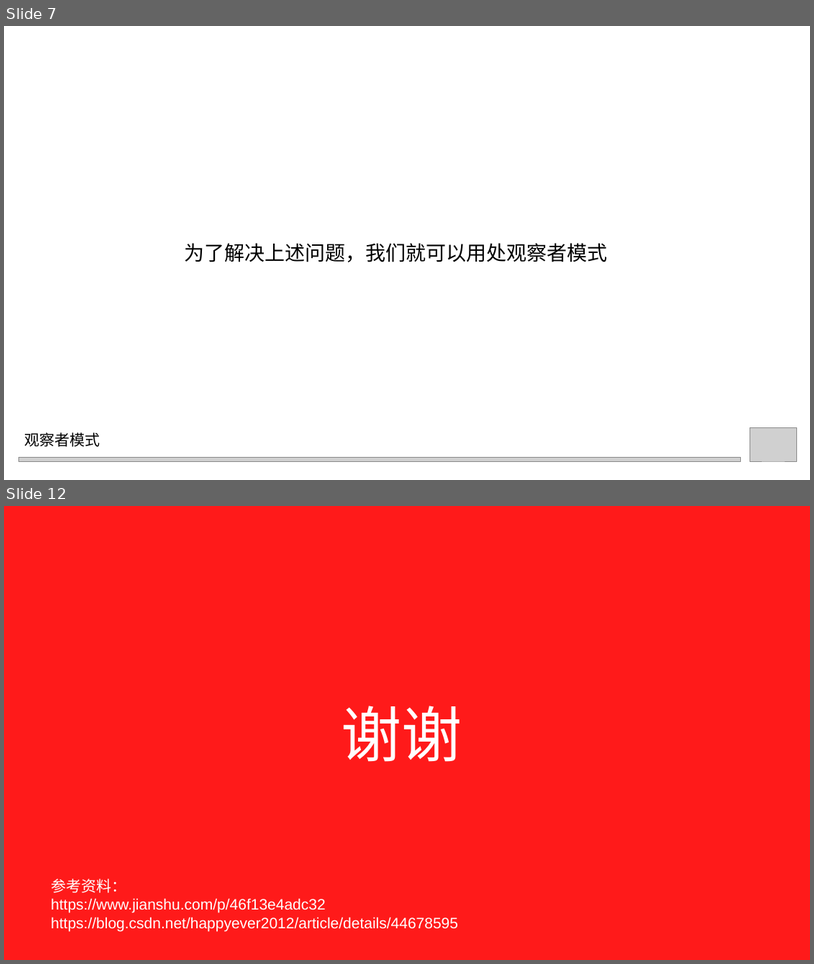
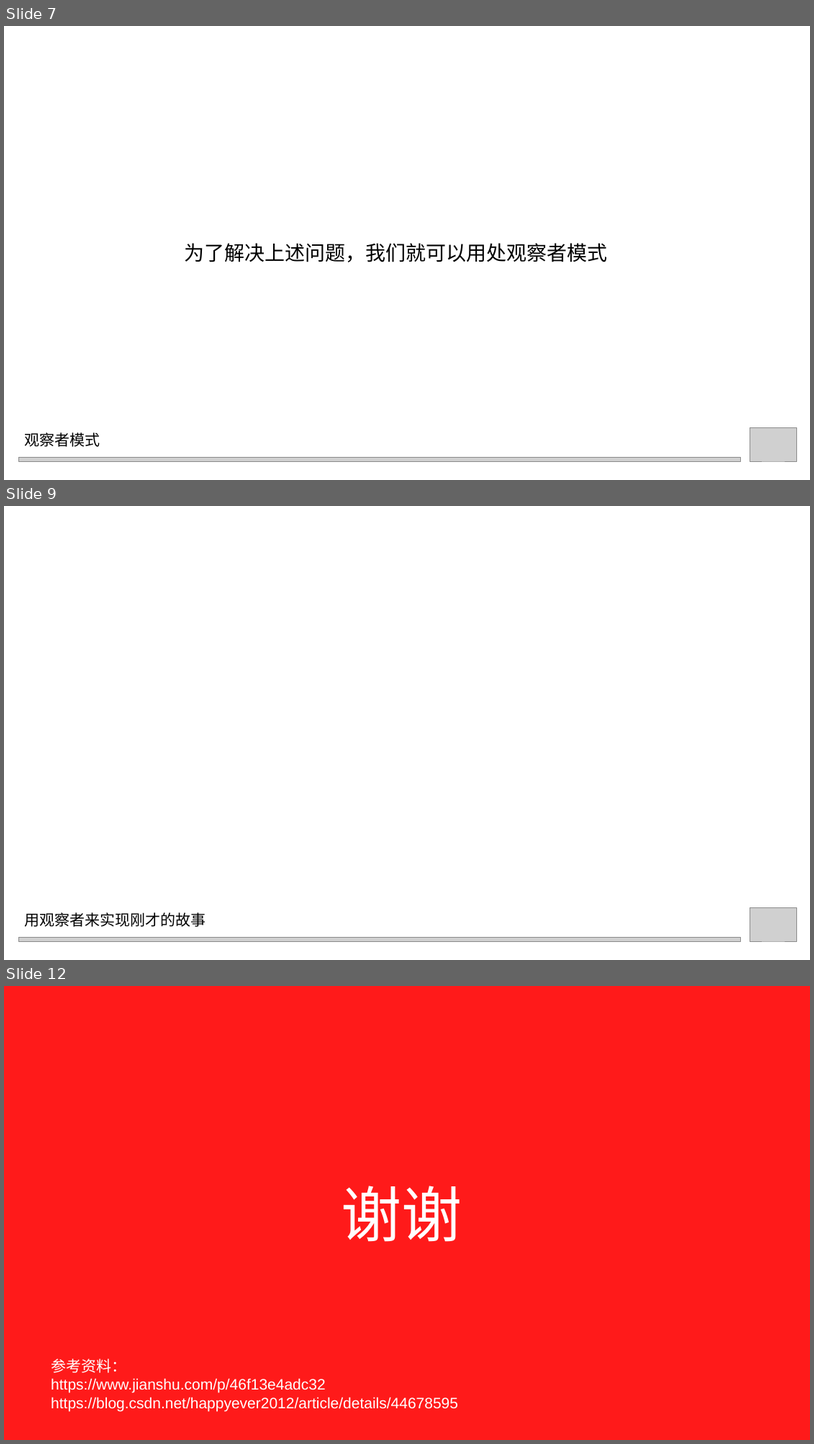
Before and after one commit to lujianzhi/DesignPatterns, a slide deck: ppt/设计模式_观察者模式_卢建至.pptx. Shown one above the other, each under a label of ours: slides 7 and 12 before the commit, slides 7, 9 and 12 after it; the slides between them are not shown. The pictures are 814x964 and 814x1444 pixels, drawn with LibreOffice and Linux fonts; fonts in the diff are those of the drawing; grey boxes stand for pictures. Boxes give left, top, right and bottom in pixels: in the first picture for what was removed or moved away, otherwise in the second. Text is boxed around its words. In the diff, an @@ line names an element or a change of style, - is before the commit and + after.

Commit message:
观察者模式分享demo

```diff
--- a/ppt/设计模式_观察者模式_卢建至.pptx
+++ b/ppt/设计模式_观察者模式_卢建至.pptx
@@ slide 9 added at (4,506,810,960), background #FFFFFF @@
@@ text added at (24,912,206,926), 18 pt, text #000000 @@
+用观察者来实现刚才的故事
@@ picture added at (751,908,797,941) @@
@@ picture added at (18,937,741,941) @@
```
Also in this commit, not shown: 4 slides changed, 1 slide removed, 1 other file.
